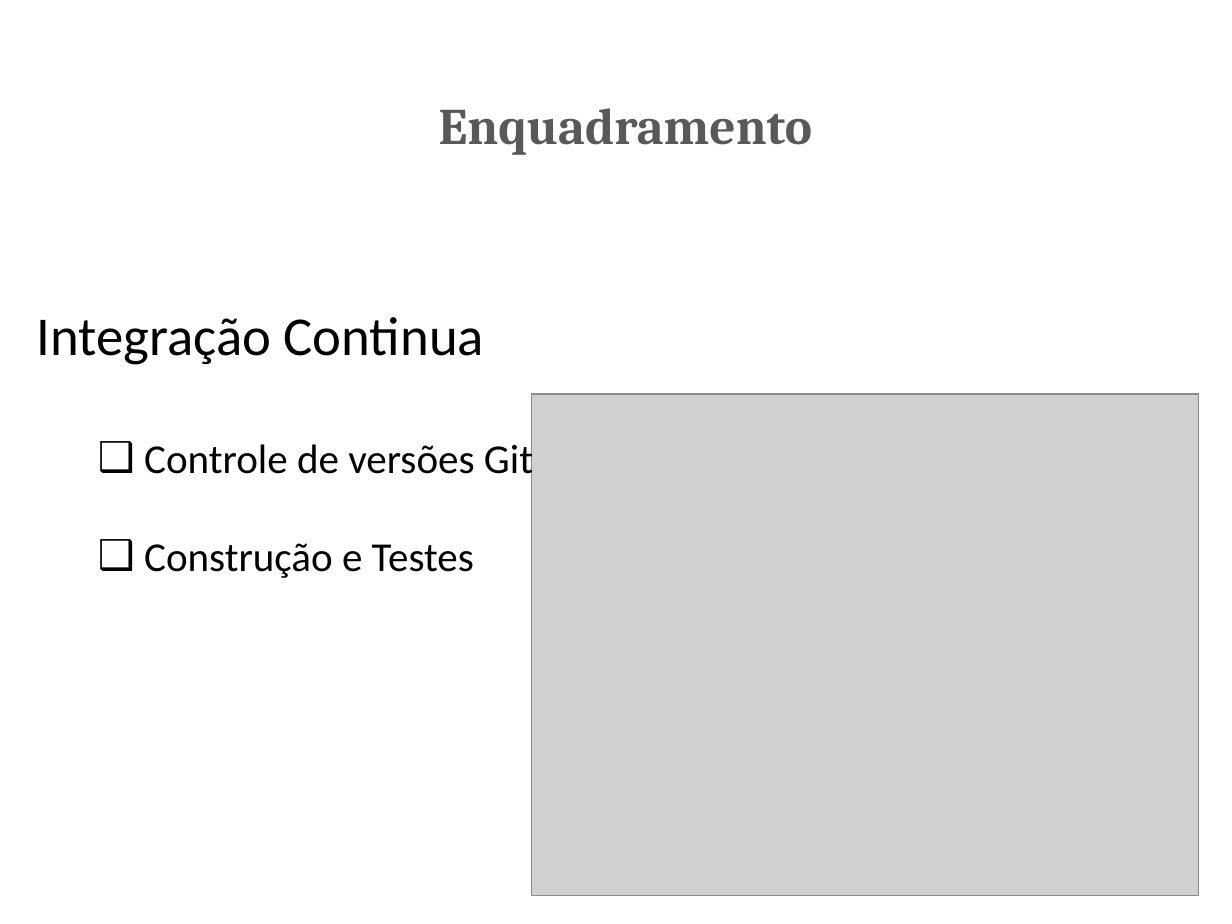
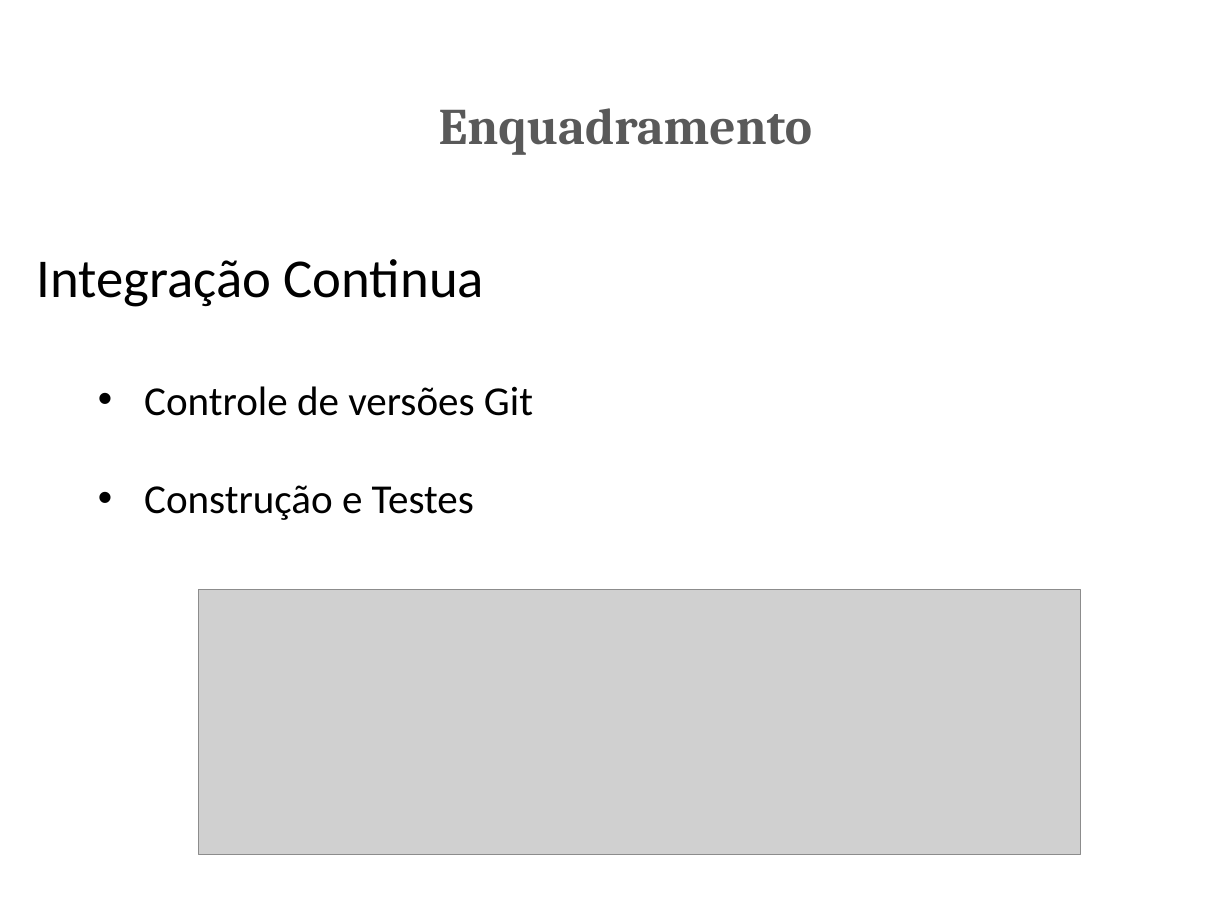
Before and after one commit to marcinschi-iuri/ciaasDocs, a slide deck: slide 3 of PCIS.pptx. Drawn at 1232x924 pixels with LibreOffice and Linux fonts; fonts in the diff are those of the drawing; grey boxes stand for pictures. Boxes give left, top, right and bottom in pixels: in the first picture for what was removed or moved away, otherwise in the second. Text is boxed around its words. In the diff, an @@ line names an element or a change of style, - is before the commit and + after.

```diff
--- a/PCIS.pptx
+++ b/PCIS.pptx
@@ text "Integração Continua": place and size @@
-text "Integração Continua" at [36,317,533,578]
+text "Integração Continua" at [36,259,533,520]
@@ text at [144,386,533,520]: bullet ❑ to • @@
@@ picture removed at [532,394,1199,896] @@
@@ picture added at [198,590,1080,855] @@
```
Also in this commit, not shown: 12 other slides changed, 8 slides added, 2 other files.
